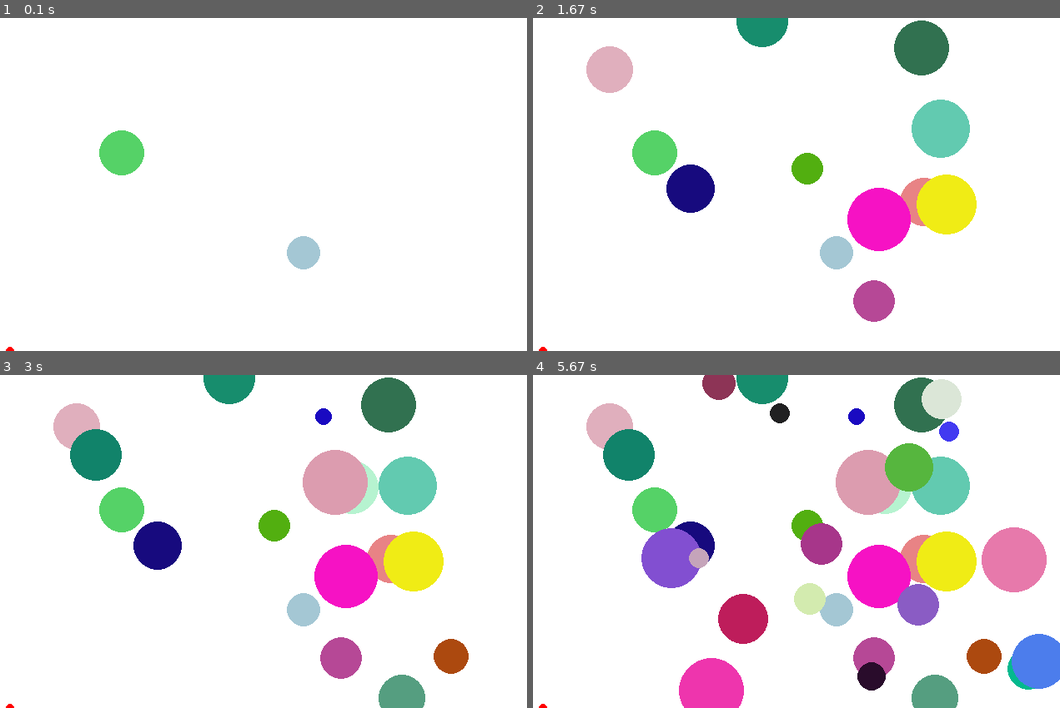
Above: before the commit, frames 1-4 (two rows, left to right).
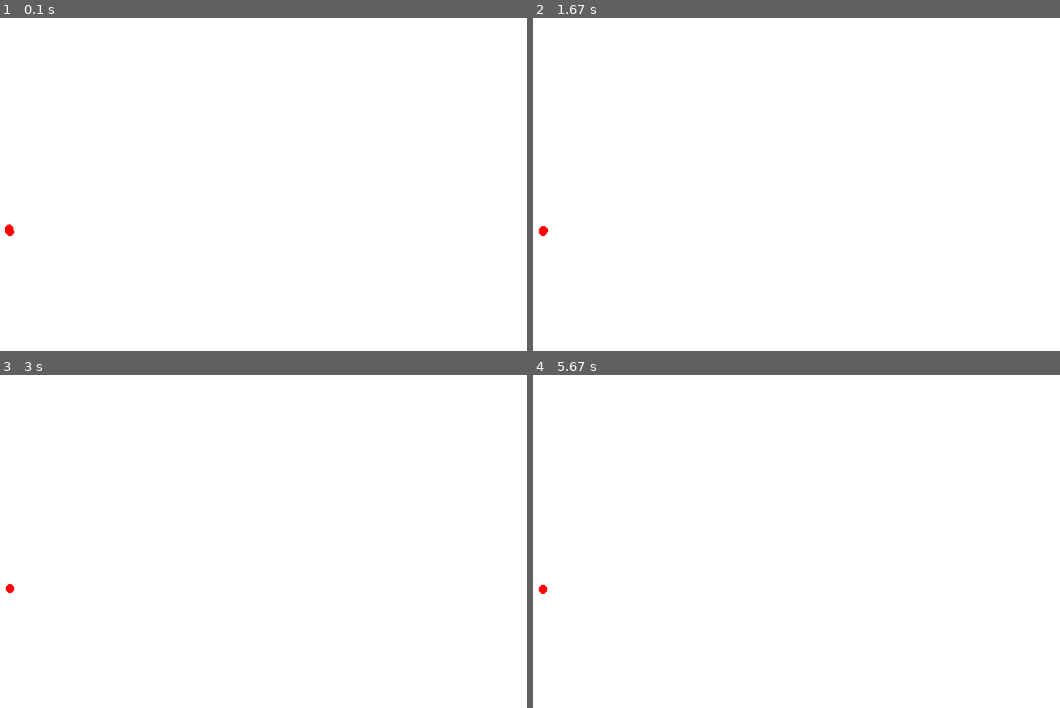
Above: after the commit, the same moments.

Repository: RShveda/pygame-practice
Game: pygame game, started from cannon/cannon.py
Two runs of this game, one before a commit and one after it. Both use one fixed random seed, a clock stepped at 60 frames per second and the inputs below.
Inputs (mouse positions are in pixels of both pictures, inside the frame that each line leads up to):
- Up to frame 1 (0.1 s): no input
- Up to frame 2 (1.67 s): click (791, 184) at 0.38 s; click (843, 257) at 0.72 s; click (986, 301) at 1.05 s; click (664, 117) at 1.38 s
- Up to frame 3 (3 s): click (258, 581) at 1.72 s; click (184, 471) at 2.05 s; click (442, 628) at 2.38 s; click (84, 574) at 2.72 s
- Up to frame 4 (5.67 s): click (638, 474) at 3.05 s; click (664, 601) at 3.38 s; click (986, 618) at 3.72 s; click (633, 664) at 4.05 s; click (627, 561) at 4.38 s; click (822, 634) at 4.72 s; click (891, 651) at 5.05 s; click (606, 658) at 5.38 s

The runs differ from the first frame. In frame 1, 1.4% of the frame differs, in the area x 0-61%, y 33-100%; in frame 2, 12%; in frame 3, 16%; in frame 4, 27%, in the area x 1-100%, y 0-100%.

Commit message:
Cannon game. Implemented cannon aiming.

Diff:
--- a/cannon/cannon.py
+++ b/cannon/cannon.py
@@ -19,10 +19,12 @@
             self._running = False
 
     def on_loop(self, game_round):
-        if random.random() < 0.1:
+        if random.random() < 0:
             new_target = Target(self)
             new_target.on_init()
             game_round.add_new_target(new_target)
+        if pygame.mouse.get_focused():
+            game_round.cannon.set_aim(pygame.mouse.get_pos())
 
     def on_render(self, game_round):
         surface = self._display_surf
@@ -34,8 +36,6 @@
         pygame.quit()
 
     def on_execute(self):
-        # if self.on_init() == False:
-        #     self._running = False
         self.on_init()
         game_round = GameRound()
         cannon = Cannon(self)
@@ -60,6 +60,9 @@
     def add_new_target(self, target):
         self.targets.append(target)
 
+    def add_new_bullet(self, bullet):
+        self.bullets.append(bullet)
+
     def set_cannon(self, cannon):
         self.cannon = cannon
 
@@ -67,6 +70,8 @@
         self.cannon.draw(surface)
         for target in self.targets:
             target.draw(surface)
+        for bullet in self.bullets:
+            bullet.draw(surface)
 
     def move_objects(self):
         pass
@@ -117,14 +122,31 @@
         super().__init__(app)
         self._radius = 5
         self._direction = (0, 0)
+        self._load = 0
+        self._aim = ()
 
     def on_init(self):
         self._position = (20, random.randint(50, self.app.height))
+        self._load = 5
+        self._aim = (self._position[0], self._position[1]+1)
         super().on_init()
         self._color = (255, 0, 0)
 
+    def load(self):
+        self._load += 1
+
+    def fire(self):
+        """ returns bullet start position, direction, and loaded force """
+        return self._position, self._aim, self._load
+
+    def set_aim(self, mouse_coords):
+        self._aim = mouse_coords
+
     def draw(self, surface):
-        circle(surface, self._color, self._position, self._radius)
+        for i in range(self._load+1):
+            adjustment = (self._aim[0]-self._position[0])/surface.get_width(), (self._aim[1]-self._position[1])/surface.get_height()
+            position = self._position[0] + adjustment[0]*i, self._position[1] + adjustment[1]*i
+            circle(surface, self._color, position, self._radius)
 
 
 if __name__ == "__main__":
